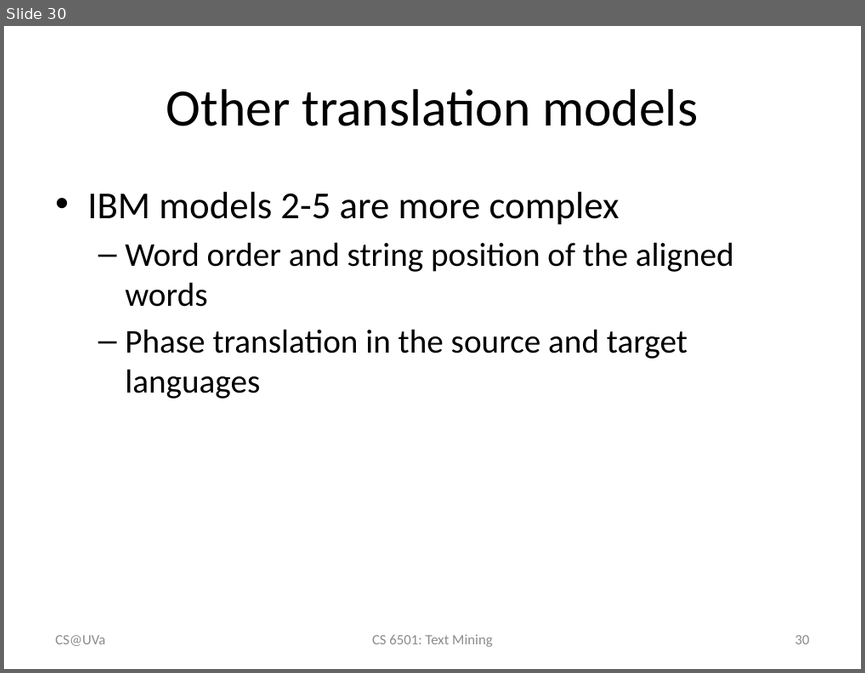
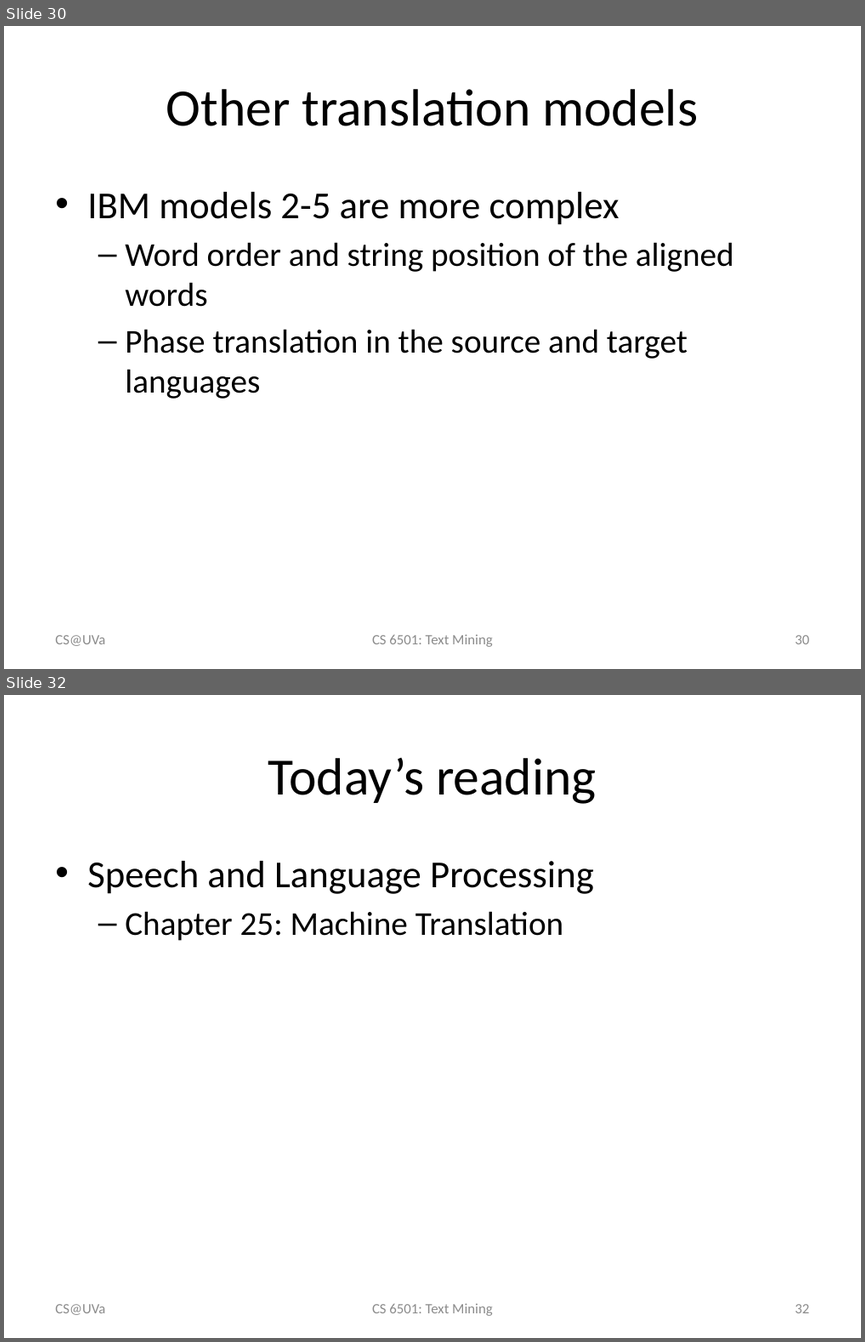
Before and after one commit to wang296/CS6501-Text-Mining, a slide deck: docs/StatisticalMachineTranslation.pptx. Shown one above the other, each under a label of ours: slide 30 before the commit, slides 30 and 32 after it; the slides between them are not shown. The pictures are 865x673 and 865x1342 pixels, drawn with LibreOffice and Linux fonts; fonts in the diff are those of the drawing. Boxes give left, top, right and bottom in pixels: in the first picture for what was removed or moved away, otherwise in the second. Text is boxed around its words. In the diff, an @@ line names an element or a change of style, - is before the commit and + after.

```diff
--- a/docs/StatisticalMachineTranslation.pptx
+++ b/docs/StatisticalMachineTranslation.pptx
@@ slide 32 added at [4,695,861,1338], background #FFFFFF @@
@@ title added at [268,758,596,804], 44 pt, text #000000 @@
+Today’s reading
@@ text added at [87,861,594,941], 28 pt, text #000000 @@
+• Speech and Language Processing
+  – Chapter 25: Machine Translation
@@ text added at [55,1304,105,1315], 12 pt, text #8C8C8C @@
+CS@UVa
@@ text added at [372,1303,493,1315], 12 pt, text #8C8C8C @@
+CS 6501: Text Mining
@@ page number added at [794,1304,809,1313], 12 pt, text #8C8C8C @@
+32
```
Also in this commit, not shown: 5 slides changed, 1 other slide added, 5 other files.
